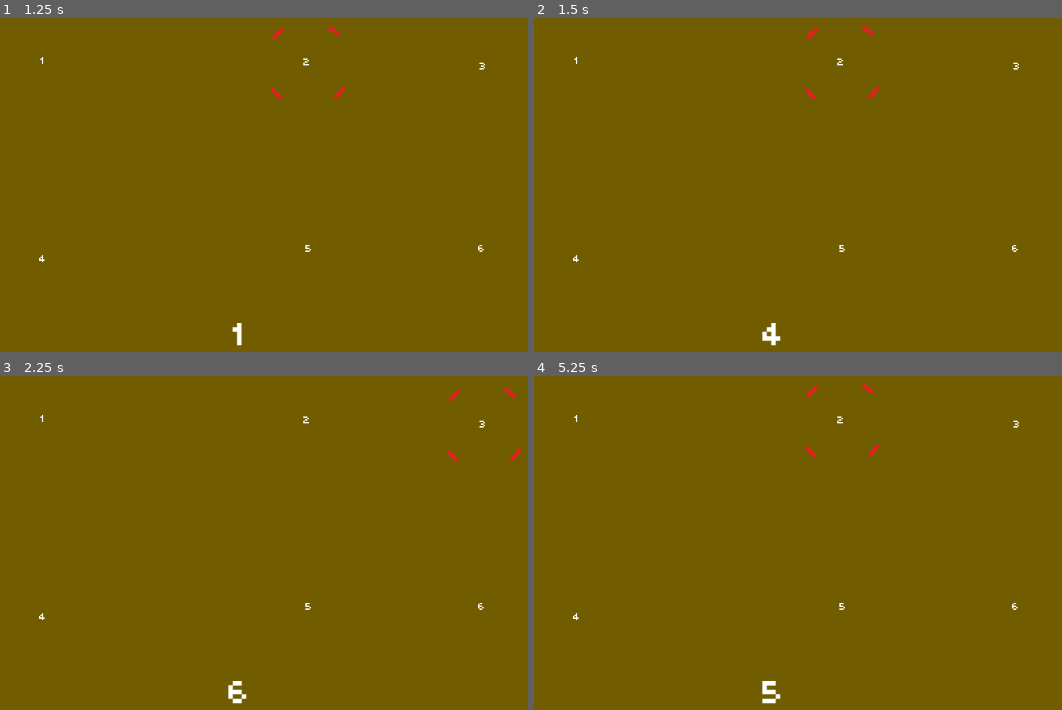
Above: before the commit, frames 1-4 (two rows, left to right).
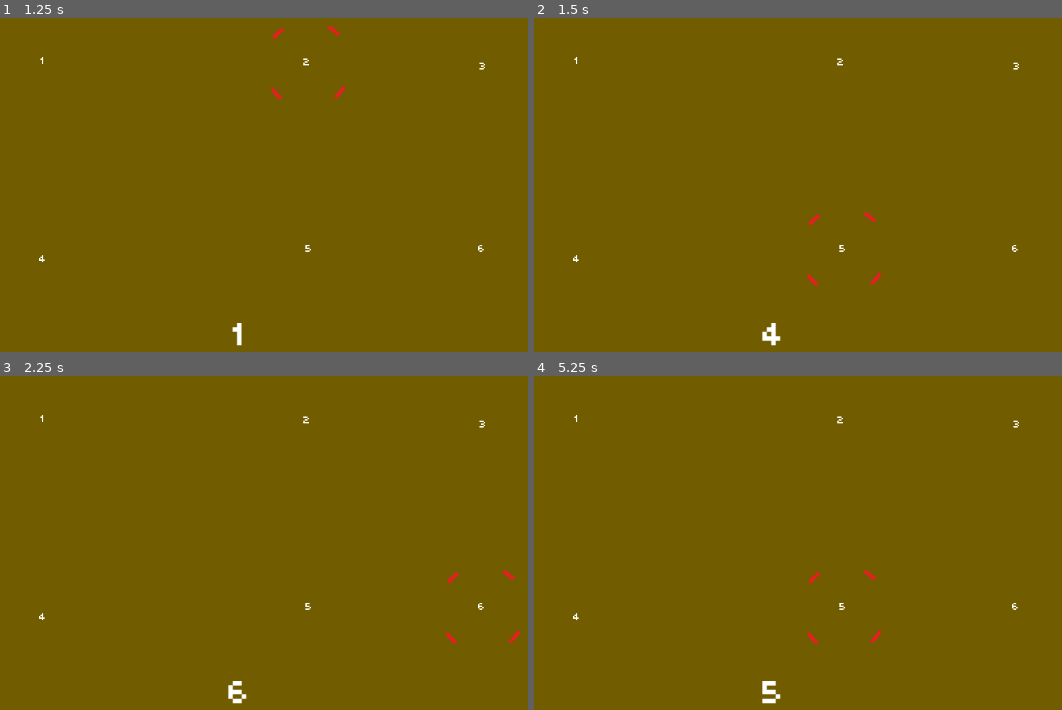
Above: after the commit, the same moments.

Repository: sdepouw/mathematics-and-cheese
Game: Godot game, scene res://Scenes/Main/main.tscn
The game is run twice, just before and just after one commit, with the same random seed, the same clock (stepped at 60 frames per second) and the same inputs.
Inputs:
- Up to frame 1 (1.25 s): tap Enter at 0.5 s; hold D (move_right) from 0.53 s (still down); tap Space (fire) at 0.6 s
- Up to frame 2 (1.5 s): tap Space (fire) at 1.25, 1.35 s; release D (move_right) at 1.28 s; hold S (move_down) from 1.28 s (still down)
- Up to frame 3 (2.25 s): tap Enter at 2 s; release S (move_down) at 2.03 s; hold D (move_right) from 2.03 s (still down); tap Space (fire) at 2.1 s
- Up to frame 4 (5.25 s): tap Space (fire) at 2.75, 2.85, 3.6, 4.25, 4.35, 5.1 s; release D (move_right) at 2.78 s; hold W (move_up) 2.78-3.53 s; tap Enter at 3.5 s; hold A (move_left) 3.53-5.03 s; hold S (move_down) from 5.03 s (still down)

Frame 1 is identical in both runs. In frame 2, 0.3% of the frame differs, in the area x 51-66%, y 2-81%; in frame 3, 0.3%, in the area x 84-99%, y 3-81%; in frame 4, 0.3%.

Commit message:
Target using vectors

Diff:
--- a/Game/Scenes/Main/main.gd
+++ b/Game/Scenes/Main/main.gd
@@ -9,38 +9,63 @@
 @onready var _reticle: Sprite2D = $Reticle
 @onready var _currentlyHeldThing: Label = $CurrentlyHeldThing;
 
-var _targets: Array[Target]
+var _targets: Array
+var _currentTarget: Vector2 = Vector2.ZERO
+var _currentThing: int
 
-var _currentThing: int
-var _currentTargetIndex: int = 0
-var _maxTargetIndex: int = 0
+func _getReticleTarget() -> Target:
+  return _targets[_currentTarget.y][_currentTarget.x]
 
 func _ready() -> void:
-  _targets = [_target1, _target2, _target3, _target4, _target5, _target6]
-  _reticle.position = _target1.position
-  _maxTargetIndex = _targets.size() - 1
+  _targets.append([_target1, _target2, _target3])
+  _targets.append([_target4, _target5, _target6])
+  _reticle.position = _getReticleTarget().position
   _assignNewThing()
 
 func _process(_delta: float) -> void:
   if Input.is_action_just_pressed("fire"):
-    if _currentThing == _targets[_currentTargetIndex].Id:
+    if _currentThing == _getReticleTarget().Id:
       print("hit!")
     else:
       print("miss!")
     _assignNewThing()
-  if Input.is_action_just_pressed("move_right"):
-    _newTarget(_currentTargetIndex + 1)
-  elif Input.is_action_just_pressed("move_left"):
-    _newTarget(_currentTargetIndex - 1)
+  _tryMoveReticle()
 
 func _assignNewThing() -> void:
   _currentThing = randi_range(1, 6)
   _currentlyHeldThing.text = str(_currentThing)
 
-func _newTarget(newTarget: int) -> void:
-  if newTarget < 0:
-    newTarget = _maxTargetIndex
-  if newTarget > _maxTargetIndex:
-    newTarget = 0
-  _currentTargetIndex = newTarget
-  _reticle.position = _targets[_currentTargetIndex].position
+func _tryMoveReticle() -> void:
+  if !Input.is_anything_pressed():
+    return
+  const maxX: float = 2
+  const maxY: float = 1
+  var newX: float = -1;
+  var newY: float = _currentTarget.y;
+  if Input.is_action_just_pressed("move_right"):
+    if _currentTarget.x == maxX:
+      newX = 0
+      newY = 1 if _currentTarget.y == 0 else 0
+    else:
+      newX = _currentTarget.x + 1
+  if Input.is_action_just_pressed("move_left"):
+    if _currentTarget.x == 0:
+      newX = maxX
+      newY = 0 if _currentTarget.y == 1 else 1
+    else:
+      newX = _currentTarget.x - 1
+  if Input.is_action_just_pressed("move_down"):
+    if _currentTarget.y == maxY:
+      newY = 0
+    else:
+      newY = _currentTarget.y + 1
+    newX = _currentTarget.x
+  if Input.is_action_just_pressed("move_up"):
+    if _currentTarget.y == 0:
+      newY = maxY
+    else:
+      newY = _currentTarget.y - 1
+    newX = _currentTarget.x
+  if newX >= 0 and newY >= 0:
+    _currentTarget = Vector2(newX, newY)
+  _reticle.position = _getReticleTarget().position
